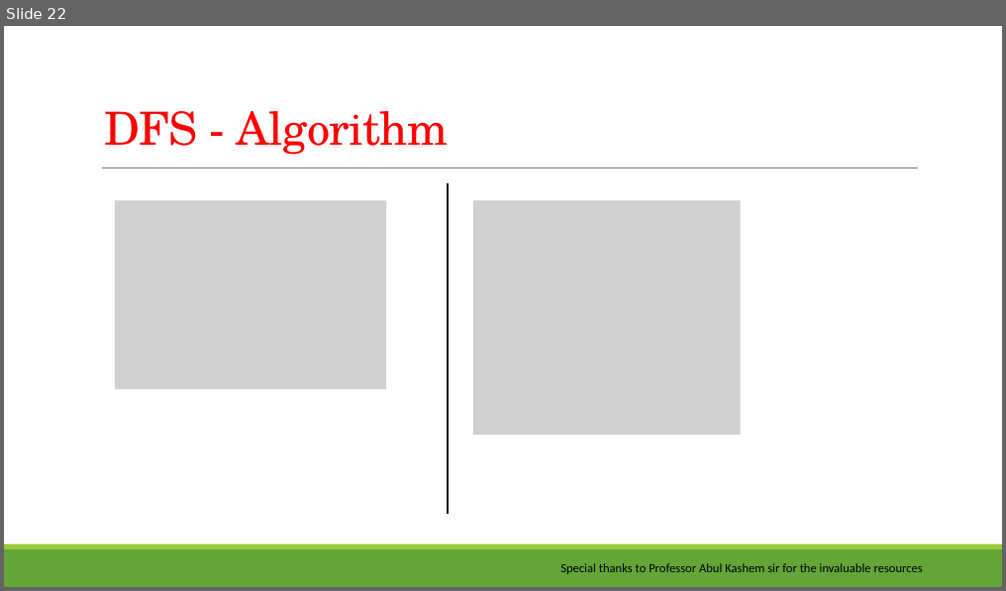
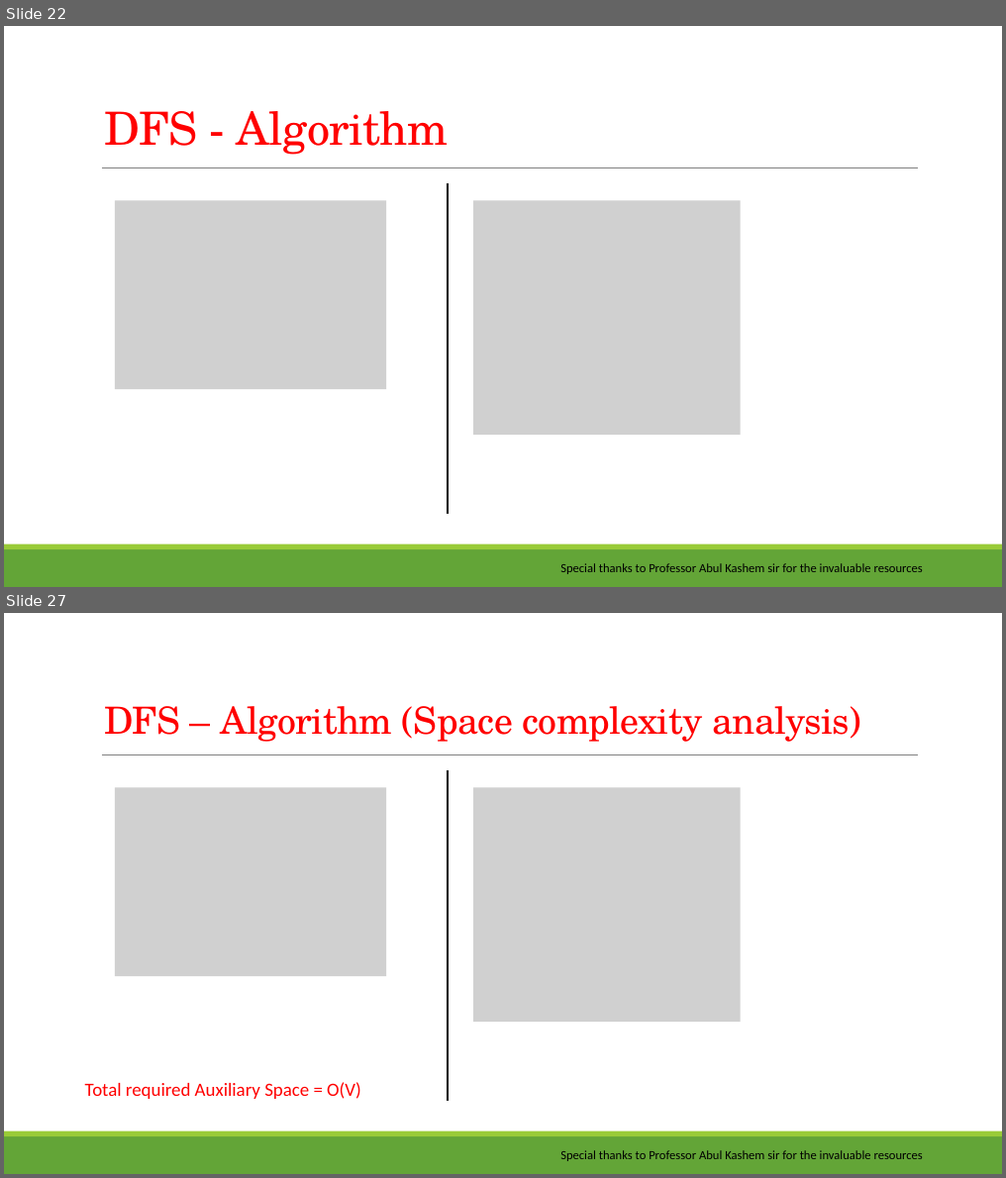
Before and after one commit to saifurrahman1701/Data-Structure-and-Algorithm-Course-Content-Theory-Sessional-, a slide deck: CSE 203/Course Content/02. Graph Searching and Topological Sorting.pptx. Shown one above the other, each under a label of ours: slide 22 before the commit, slides 22 and 27 after it; the slides between them are not shown. The pictures are 1006x591 and 1006x1178 pixels, drawn with LibreOffice and Linux fonts; fonts in the diff are those of the drawing; grey boxes stand for pictures; background and template pictures are left out. Boxes give left, top, right and bottom in pixels: in the first picture for what was removed or moved away, otherwise in the second. Text is boxed around its words. In the diff, an @@ line names an element or a change of style, - is before the commit and + after.

```diff
--- a/CSE 203/Course Content/02. Graph Searching and Topological Sorting.pptx
+++ b/CSE 203/Course Content/02. Graph Searching and Topological Sorting.pptx
@@ slide 27 added at box(4, 613, 1002, 1174), background #FFFFFF; not listed: 3 template elements that a slide beside it also shows @@
@@ title added at box(104, 706, 861, 742), 36 pt, text #FF0000 @@
+DFS – Algorithm (Space complexity analysis)
@@ picture added at box(115, 787, 386, 976) @@
@@ line added from (448, 770) to (448, 1101), #000000 1.25 pt @@
@@ picture added at box(473, 787, 741, 1022) @@
@@ text added at box(85, 1082, 361, 1099), 18 pt, text #FF0000 @@
+Total required Auxiliary Space = O(V)
@@ text added at box(560, 1151, 923, 1161), 12 pt, text #000000 @@
+Special thanks to Professor Abul Kashem sir for the invaluable resources
```
Also in this commit, not shown: 27 other slides added.
